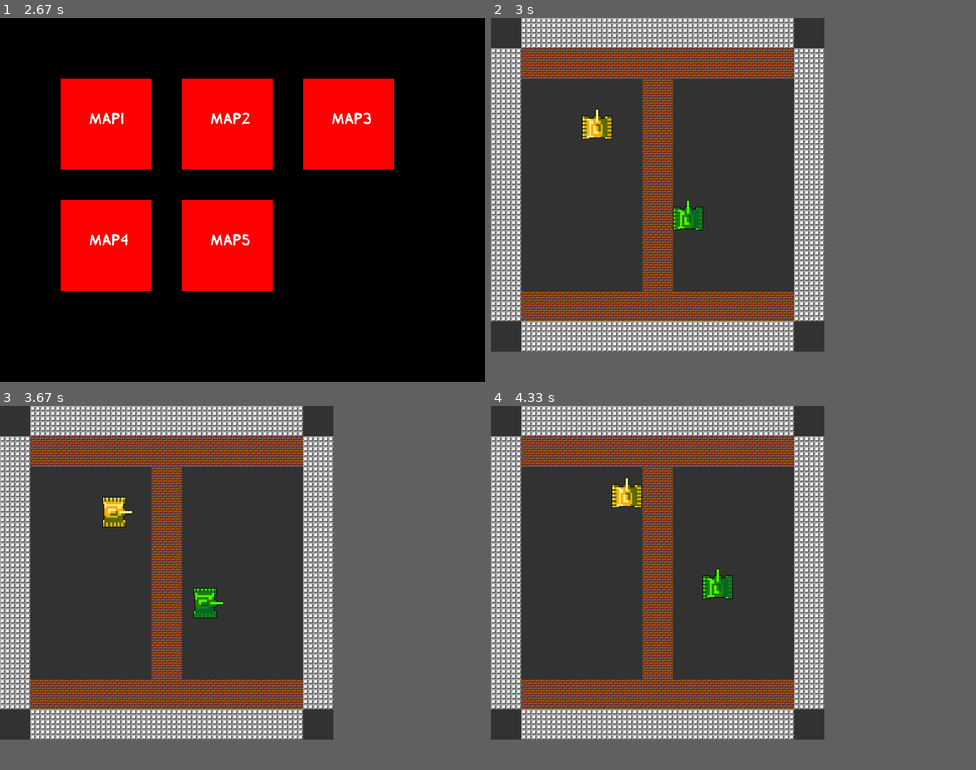
Above: before the commit, frames 1-4 (two rows, left to right).
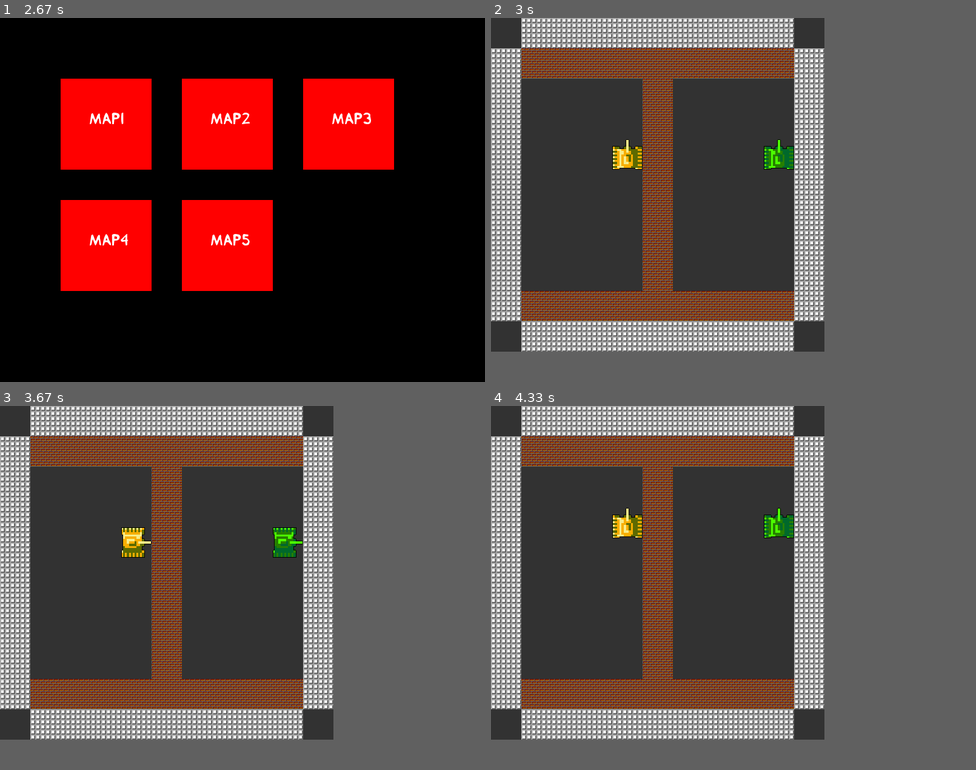
Above: after the commit, the same moments.

Repository: Egor-Bessolitsyn/Pygameproject
Game: pygame game, started from 1.py
The game is run twice, just before and just after one commit, with the same random seed, the same clock (stepped at 60 frames per second) and the same inputs.
Inputs (mouse positions are in pixels of both pictures, inside the frame that each line leads up to):
- Up to frame 1 (2.67 s): click "2 Players" at 0.38 s; click "1 Player" at 0.72 s; click (397, 189) at 1.05 s; click "1 Player" at 1.88 s; click (116, 65) at 2.22 s; click (218, 294) at 2.55 s
- Up to frame 2 (3 s): click (733, 243) at 2.88 s
- Up to frame 3 (3.67 s): tap Space at 3.17 s; hold Right from 3.5 s (still down); hold D from 3.5 s (still down)
- Up to frame 4 (4.33 s): release Right at 3.97 s; release D at 3.97 s; hold Up 4-4.3 s; hold W 4-4.3 s

Frame 1 is identical in both runs. In frame 2, 1.6% of the frame differs, in the area x 18-63%, y 25-59%; in frame 3, 1.6%; in frame 4, 1.6%.

Commit message:
Танки появляются на тех местах, где отмечены на карте

Diff:
--- a/1.py
+++ b/1.py
@@ -163,7 +163,7 @@
 
 
 class Tank_2_pdrl(pygame.sprite.Sprite):
-    def __init__(self, sheet, columns, rows, x, y):
+    def __init__(self, sheet, columns, rows, x, y, x_pos, y_pos):
         super().__init__(tanks_sprites)
         self.frames = []
         self.cut_sheet(sheet, columns, rows)
@@ -172,8 +172,8 @@
         self.create_mask()
         self.rect = self.rect.move(x, y)
         self.rect = self.image.get_rect()
-        self.rect.x = 300
-        self.rect.y = 300
+        self.rect.x = x_pos
+        self.rect.y = y_pos
         self.tick_time = 0
         self.bullet_delay = 0
         self.count_shot = 0
@@ -260,7 +260,7 @@
 
 
 class Tank_WASD(pygame.sprite.Sprite):
-    def __init__(self, sheet, columns, rows, x, y):
+    def __init__(self, sheet, columns, rows, x, y, x_pos, y_pos):
         super().__init__(tanks_sprites)
         self.frames = []
         self.cut_sheet(sheet, columns, rows)
@@ -269,8 +269,8 @@
         self.create_mask()
         self.rect = self.rect.move(x, y)
         self.rect = self.image.get_rect()
-        self.rect.x = 150
-        self.rect.y = 150
+        self.rect.x = x_pos
+        self.rect.y = y_pos
         self.tick_time = 0
         self.bullet_delay = 0
         self.count_shot = 0
@@ -487,10 +487,10 @@
                 Tile('wall', x, y)
             elif level[y][x] == 'T':
                 Tile('empty', x, y)
-                tank_1 = Tank_WASD(load_image("yellow_tanks.png"), 4, 1, 50, 50)
+                tank_1 = Tank_WASD(load_image("yellow_tanks.png"), 4, 1, 50, 50, x * 50, y * 50)
             elif level[y][x] == 't':
                 Tile('empty', x, y)
-                tank_2 = Tank_2_pdrl(load_image("green_tanks.png"), 4, 1, 50, 50)
+                tank_2 = Tank_2_pdrl(load_image("green_tanks.png"), 4, 1, 50, 50, x * 50, y * 50)
             elif level[y][x] == '2':
                 Tile('indestructible_wall', x, y)
     return tank_1, tank_2, x, y
--- a/data/Map1.txt
+++ b/data/Map1.txt
@@ -4,8 +4,8 @@
 11000000021
 1000T1000001
 11100111001
-00100100001
-011011t11011
+001001t0001
+011011011011
 0100000011
 010000011
 01111111
Binary file removed: data/box.png
Binary file removed: data/dragon_sheet8x2.png
Binary file removed: data/grass.png
Binary file removed: data/mar.png
